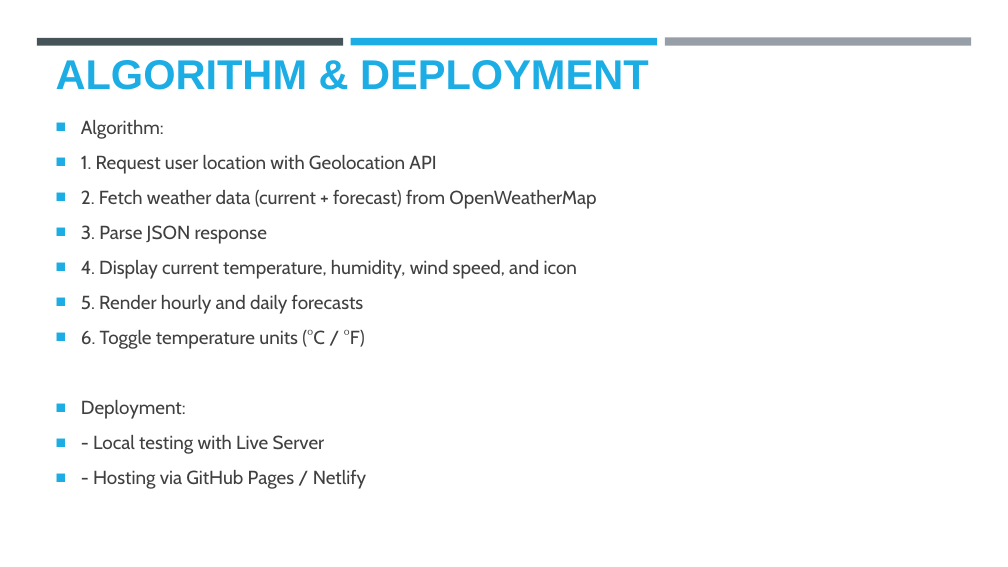
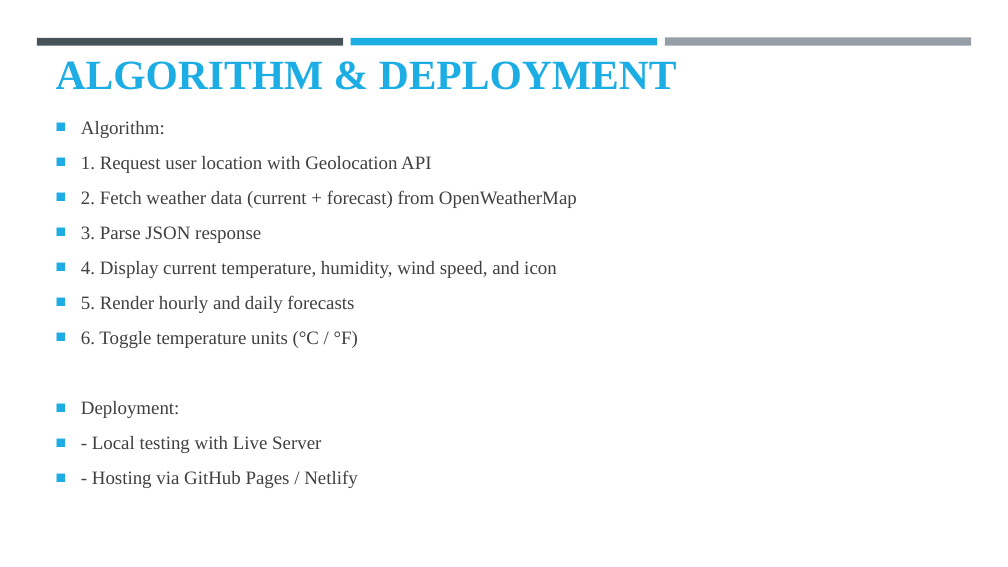
Before and after one commit to Mr-Saroj/Weather-dashboard, a slide deck: slide 5 of Weather-dashboard.pptx. Drawn at 1008x567 pixels with LibreOffice and Linux fonts; fonts in the diff are those of the drawing; background and template pictures are left out. Boxes give left, top, right and bottom in pixels: in the first picture for what was removed or moved away, otherwise in the second. Text is boxed around its words. In the diff, an @@ line names an element or a change of style, - is before the commit and + after.

```diff
--- a/Weather-dashboard.pptx
+++ b/Weather-dashboard.pptx
@@ title "ALGORITHM & DEPLOYMENT" at [56,61,677,90]: font Arial to Times New Roman @@
@@ text "Algorithm:" at [81,121,577,488]: font Cabin to Times New Roman @@
```
Also in this commit, not shown: 9 other slides changed.
